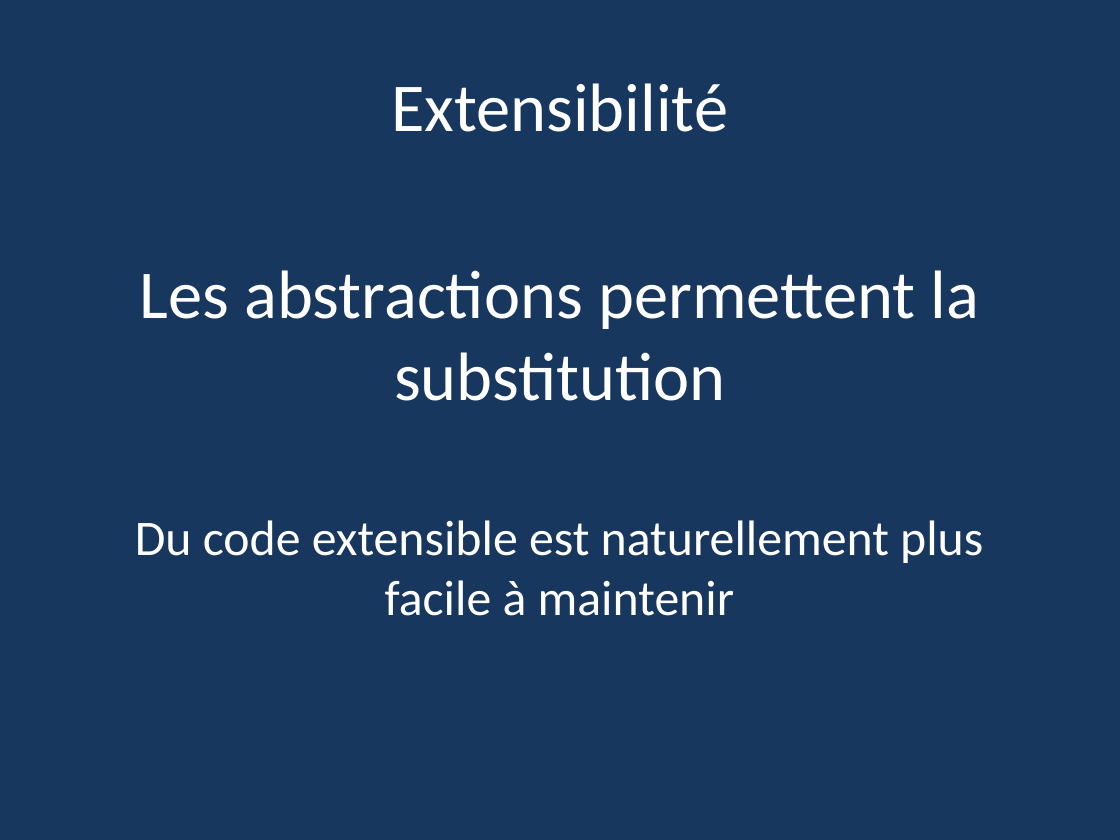
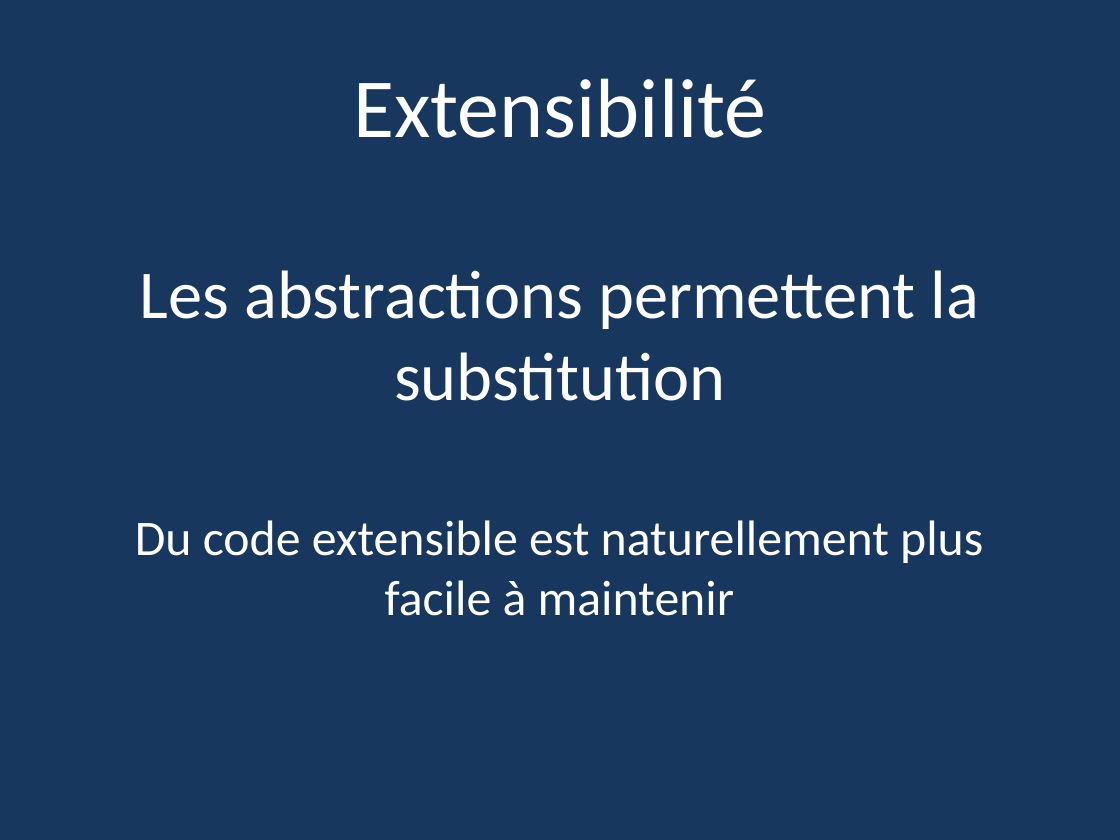
Before and after one commit to Pvlerick/DevDay2017, a slide deck: slide 8 of InjectionDeDépendances.pptx (slide 7 before the commit). Drawn at 1120x840 pixels with LibreOffice and Linux fonts; fonts in the diff are those of the drawing. Boxes give left, top, right and bottom in pixels: in the first picture for what was removed or moved away, otherwise in the second. Text is boxed around its words. In the diff, an @@ line names an element or a change of style, - is before the commit and + after.

```diff
--- a/InjectionDeDépendances.pptx
+++ b/InjectionDeDépendances.pptx
@@ title "Extensibilité" at [353,78,766,138]: size 44 to 54 pt @@
```
Also in this commit, not shown: 5 other slides changed, 2 slides added, 1 slide removed, 6 other files.
